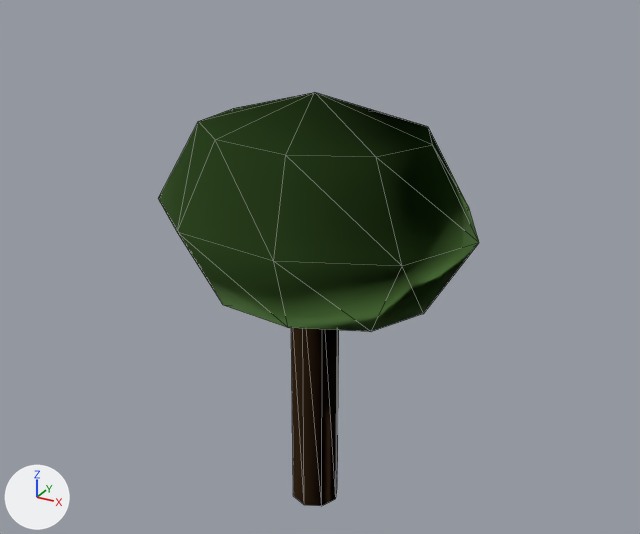
The glTF model dist/models/tree_deciduous_02.glb: old version first, new version second.
Camera for both pictures: a 50 mm camera at (0.852, -1.526, 1.359) aimed at (0.105, -0.168, 0.68). The lights are fixed; the arrows at lower left show +X, +Y and +Z. The older version comes first. Mesh edges are drawn as thin lines.
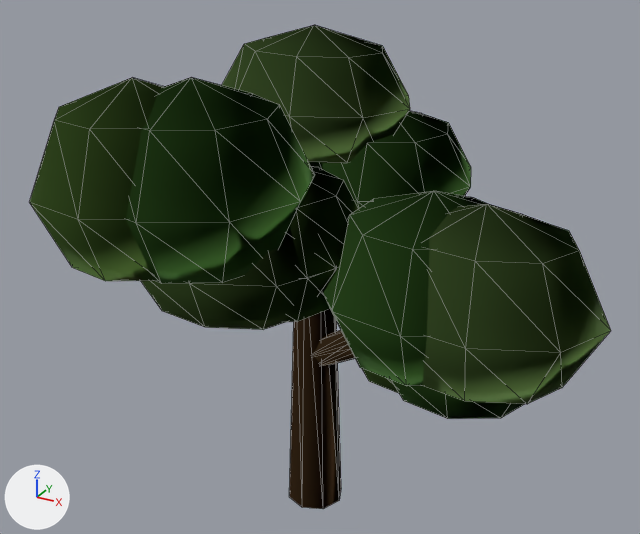
Pixel boxes [x1, y1, x2, y2] of what changed, in the pictures (640 x 534 px; the box of a moved part takes in the faces that stretch with it):
'Mesh_0', recoloured, reshaped (81% wider, 17% taller): before [158, 92, 479, 506]; after [30, 25, 611, 509]
part 1 of me_mesh_0, added: after [362, 369, 399, 393]
part 2 of me_mesh_0, added (green): after [323, 191, 488, 386]
part 3 of me_mesh_0, added: after [141, 227, 337, 330]
part 4 of me_mesh_0, added (green): after [30, 78, 163, 281]
part 5 of me_mesh_0, added: after [392, 381, 524, 419]
part 6 of me_mesh_0, added (green): after [422, 204, 611, 404]
part 7 of me_mesh_0, added: after [287, 166, 359, 322]
part 8 of me_mesh_0, added (green): after [126, 77, 315, 284]
part 9 of me_mesh_0, moved or reshaped: before [158, 92, 479, 332]; after [222, 25, 410, 163]
part 10 of me_mesh_0, added (mostly hidden): after [309, 162, 323, 169]
part 11 of me_mesh_0, added (green): after [322, 111, 471, 208]
part 12 of me_mesh_0, rebuilt (8% wider, 12% taller): before [291, 328, 339, 506]; after [289, 309, 341, 509]
part 13 of me_mesh_0, added (brown): after [313, 330, 355, 366]

Patch to the scene script:
```diff
--- a/dist/models/tree_deciduous_02.glb.py
+++ b/dist/models/tree_deciduous_02.glb.py
@@ mat_material_1 @@
 mat_material_1 = principled_material('Material_1')
-mat_material_1.base_color = (0.27, 0.58, 0.15)  # green #8ec86c
+mat_material_1.base_color = (0.34, 0.19, 0.08)  # brown #9e7950
 mat_material_1.roughness = 1.0
@@ me_mesh_0 @@
-me_mesh_0.from_pydata(...)  # 61 vertices, 88 faces; spans x -0.338..0.36, y -0.266..0.266, z 0.0..0.97
+me_mesh_0.from_pydata(...)  # 503 vertices, 780 faces; spans x -0.26..0.665, y -0.668..0.267, z 0.0..1.1
+# me_mesh_0 part 1: a new loose piece, a UV sphere (9 segments, 4 rings, poles along z) spanning x 0.151..0.48, y -0.311..0.034, z 0.47..0.75, in mat_material_13 (green #95c865)
+# me_mesh_0 part 2: a new loose piece, a UV sphere (9 segments, 4 rings, poles along z) spanning x 0.188..0.553, y -0.455..-0.08, z 0.575..0.905, in mat_material_14 (green #76b859)
+# me_mesh_0 part 3: a new loose piece, a UV sphere (9 segments, 4 rings, poles along z) spanning x -0.147..0.252, y -0.54..-0.225, z 0.65..0.93, in mat_material_15 (green #a2d176)
+# me_mesh_0 part 4: a new loose piece, a UV sphere (9 segments, 4 rings, poles along z) spanning x -0.196..0.134, y -0.668..-0.323, z 0.755..1.085, in mat_material_16 (green #95c865)
+# me_mesh_0 part 5: a new loose piece, a UV sphere (9 segments, 4 rings, poles along z) spanning x 0.223..0.587, y -0.347..0.028, z 0.47..0.75, in mat_material_17 (green #76b859)
+# me_mesh_0 part 6: a new loose piece, a UV sphere (9 segments, 4 rings, poles along z) spanning x 0.265..0.665, y -0.444..-0.129, z 0.575..0.905, in mat_material_18 (green #a2d176)
+# me_mesh_0 part 7: a new loose piece, a UV sphere (9 segments, 4 rings, poles along z) spanning x -0.059..0.271, y -0.497..-0.152, z 0.65..0.93, in mat_material_19 (green #95c865)
+# me_mesh_0 part 8: a new loose piece, a UV sphere (9 segments, 4 rings, poles along z) spanning x -0.137..0.228, y -0.638..-0.264, z 0.755..1.085, in mat_material_20 (green #76b859)
+# me_mesh_0 part 9: the loose piece of 45 vertices spanning x -0.338..0.36, y -0.266..0.266, z 0.47..0.97 is scaled about its middle by (0.572, 0.593, 0.56), then moved by (-0.005, 0.0, 0.24), in mat_material_21 (green #a2d176)
+# me_mesh_0 part 10: a new loose piece, a UV sphere (9 segments, 4 rings, poles along z) spanning x -0.26..0.07, y -0.252..0.092, z 0.655..0.985, in mat_material_22 (green #95c865)
+# me_mesh_0 part 11: a new loose piece, a UV sphere (9 segments, 4 rings, poles along z) spanning x -0.057..0.308, y -0.107..0.267, z 0.66..0.94, in mat_material_23 (green #76b859)
+# me_mesh_0 part 12: the loose piece of 16 vertices spanning x -0.055..0.055, y -0.055..0.055, z 0.0..0.58 is rebuilt with 16 vertices and now spans x -0.065..0.065, y -0.065..0.065, z 0.0..0.64
+# me_mesh_0 part 13
+# 152 vertices are added at x -0.042..0.463, y -0.499..0.032, z 0.351..0.924
+# 14 new faces join them, mat_material_1 (brown #9e7950)
+# 12 new faces join them, mat_material_2 (brown #9e7950)
+# 12 new faces join them, mat_material_3 (brown #9e7950)
+# 14 new faces join them, mat_material_4 (brown #9e7950)
+# 12 new faces join them, mat_material_5 (brown #9e7950)
+# 12 new faces join them, mat_material_6 (brown #9e7950)
+# 14 new faces join them, mat_material_7 (brown #9e7950)
+# 12 new faces join them, mat_material_8 (brown #9e7950)
+# 12 new faces join them, mat_material_9 (brown #9e7950)
+# 14 new faces join them, mat_material_10 (brown #9e7950)
+# 12 new faces join them, mat_material_11 (brown #9e7950)
+# 12 new faces join them, mat_material_12 (brown #9e7950)
 me_mesh_0.materials.append(mat_material_0)
 me_mesh_0.materials.append(mat_material_1)
+me_mesh_0.materials.append(mat_material_2)  # brown #9e7950
+me_mesh_0.materials.append(mat_material_3)  # brown #9e7950
+me_mesh_0.materials.append(mat_material_4)  # brown #9e7950
+me_mesh_0.materials.append(mat_material_5)  # brown #9e7950
+me_mesh_0.materials.append(mat_material_6)  # brown #9e7950
+me_mesh_0.materials.append(mat_material_7)  # brown #9e7950
+me_mesh_0.materials.append(mat_material_8)  # brown #9e7950
+me_mesh_0.materials.append(mat_material_9)  # brown #9e7950
+me_mesh_0.materials.append(mat_material_10)  # brown #9e7950
+me_mesh_0.materials.append(mat_material_11)  # brown #9e7950
+me_mesh_0.materials.append(mat_material_12)  # brown #9e7950
+me_mesh_0.materials.append(mat_material_13)  # green #95c865
+me_mesh_0.materials.append(mat_material_14)  # green #76b859
+me_mesh_0.materials.append(mat_material_15)  # green #a2d176
+me_mesh_0.materials.append(mat_material_16)  # green #95c865
+me_mesh_0.materials.append(mat_material_17)  # green #76b859
+me_mesh_0.materials.append(mat_material_18)  # green #a2d176
+me_mesh_0.materials.append(mat_material_19)  # green #95c865
+me_mesh_0.materials.append(mat_material_20)  # green #76b859
+me_mesh_0.materials.append(mat_material_21)  # green #a2d176
+me_mesh_0.materials.append(mat_material_22)  # green #95c865
+me_mesh_0.materials.append(mat_material_23)  # green #76b859
```
